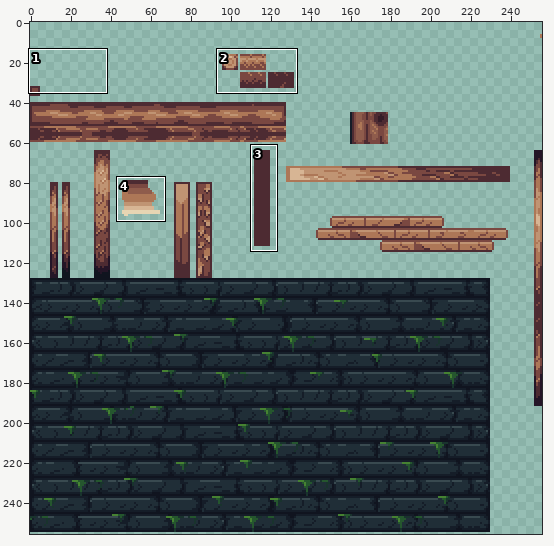
Edited in one commit: pixel-art file (Textures/Environment/Table.aseprite). The first picture is a wide view before the edit; the outline marks the close-up.
Close-up. Before the commit:
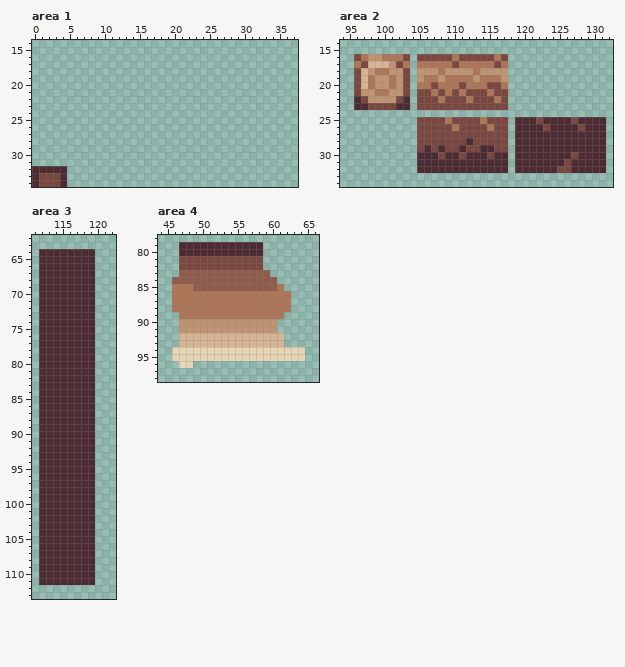
256x256 pixels, 1 frame. Shown: area 1: x 0..37, y 14..34; area 2: x 94..132, y 14..34; area 3: x 111..122, y 62..113; area 4: x 44..66, y 78..98. The commit also changed other parts of the picture, which this record leaves out.
After:
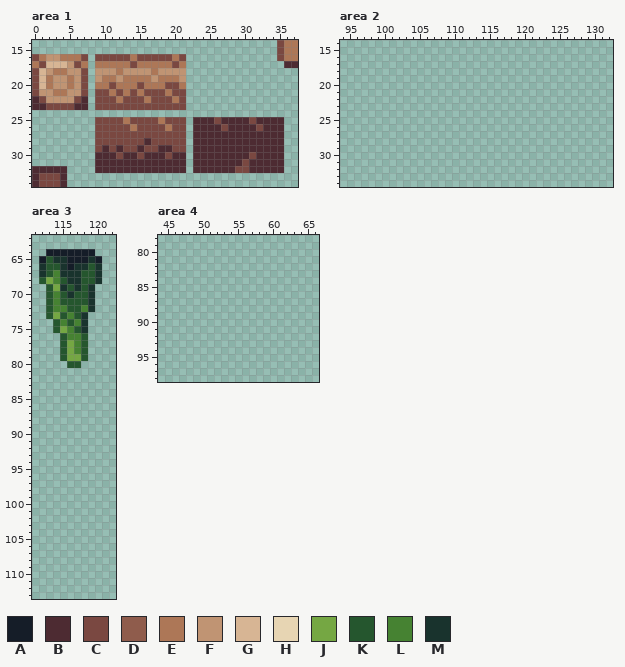
Palette (. is transparent): A #151d28  B #4d2b32  C #7a4841  D #8f5c4c  E #ad7757  F #c09473  G #d7b594  H #e7d5b3  J #75a743  K #25562e  L #468232  M #19332d
From old to new:
Changed rows in their new state; - is an unchanged pixel.
Area 1, layer "Layer 1":
first column x 0:
14 -----------------------------------CEE
15 -----------------------------------CEE
16 CEFFEEEC-CCCCCECCCCCEC-------------CEE
17 ECGGGFCE-EEEEECEEEEECE--------------BB
18 CGFEEFFC-FFFEFFFFEFFFF----------------
19 CGEFFEFC-FEEFEEEEFEEEF----------------
20 CGEFFEFC-EECEEECEEECCE----------------
21 CFFEEFFC-CCECECECCCECC----------------
22 BCFFFFCB-CCCECCCECCCEC----------------
23 BBCCCCBB-CCCCCCCCCCCCC----------------
25 ---------CCCCECCCCECCC-BBBCBBBBCBBBB--
26 ---------CCCCCECCCCECC-BBBBCBBBBCBBB--
27 ---------CCCCCCCCCCCCC-BBBBBBBBBBBBB--
28 ---------CCCCCCCBCCCCC-BBBBBBBBBBBBB--
29 ---------CBCBCCBCCBBCC-BBBBBBBBBBBBB--
30 ---------BBBCBBCBBBCBB-BBBBBBBBCBBBB--
31 ---------BBBBBBBBBBBBB-BBBBBBBCBBBBB--
32 ---------BBBBBBBBBBBBB-BBBBBBCCBBBBB--
Area 2, layer "Layer 1":
first column x 96:
16 ........-.............--------------
17 ........-.............--------------
18 ........-.............--------------
19 ........-.............--------------
20 ........-.............--------------
21 ........-.............--------------
22 ........-.............--------------
23 ........-.............--------------
25 ---------.............-.............
26 ---------.............-.............
27 ---------.............-.............
28 ---------.............-.............
29 ---------.............-.............
30 ---------.............-.............
31 ---------.............-.............
32 ---------.............-.............
Area 3, layer "Layer 1":
first column x 112:
 64 .AAAAAAA-
 65 AKMMAAAMA
 66 MKKMAMMKM
 67 MKLMMMKKM
 68 KJLKMMKKM
 69 .KJMKMKM-
 70 .KLKMKKM-
 71 .KLKKKKM-
 72 .KLLKKLM-
 73 .KJKLKM.-
 74 ..KLKLM.-
 75 ..KJLKM.-
 76 ...KLLK.-
 77 ...KJLK.-
 78 ...KJLK.-
 79 ...KJJK.-
 80 ....KK..-
 81 ........-
 82 ........-
 83 ........-
 84 ........-
 85 ........-
 86 ........-
 87 ........-
 88 ........-
 89 ........-
 90 ........-
 91 ........-
 92 ........-
 93 ........-
 94 ........-
 95 ........-
 96 ........-
 97 ........-
 98 ........-
 99 ........-
100 ........-
101 ........-
102 ........-
103 ........-
104 ........-
105 ........-
106 ........-
107 ........-
108 ........-
109 ........-
110 ........-
111 ........-
Area 4, layer "Layer 1":
first column x 46:
79 -............------
80 -............------
81 -............------
82 -............------
83 -.............-----
84 ...............----
85 ................---
86 .................--
87 .................--
88 .................--
89 -...............---
90 -..............----
91 -..............----
92 -...............---
93 -...............---
94 ...................
95 ...................
96 -..----------------
Pixel boxes of the changes (left, top, right, bottom) in both close-ups:
added: (32, 40, 298, 173)
erased: (354, 54, 606, 173)
changed: (39, 249, 102, 585)
erased: (172, 242, 305, 368)
